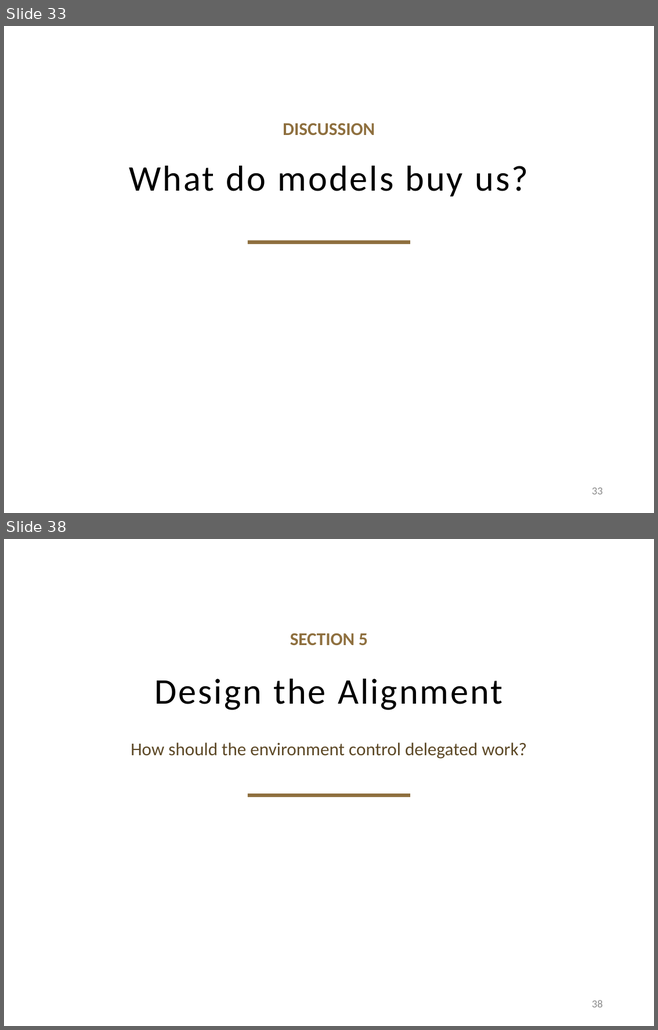
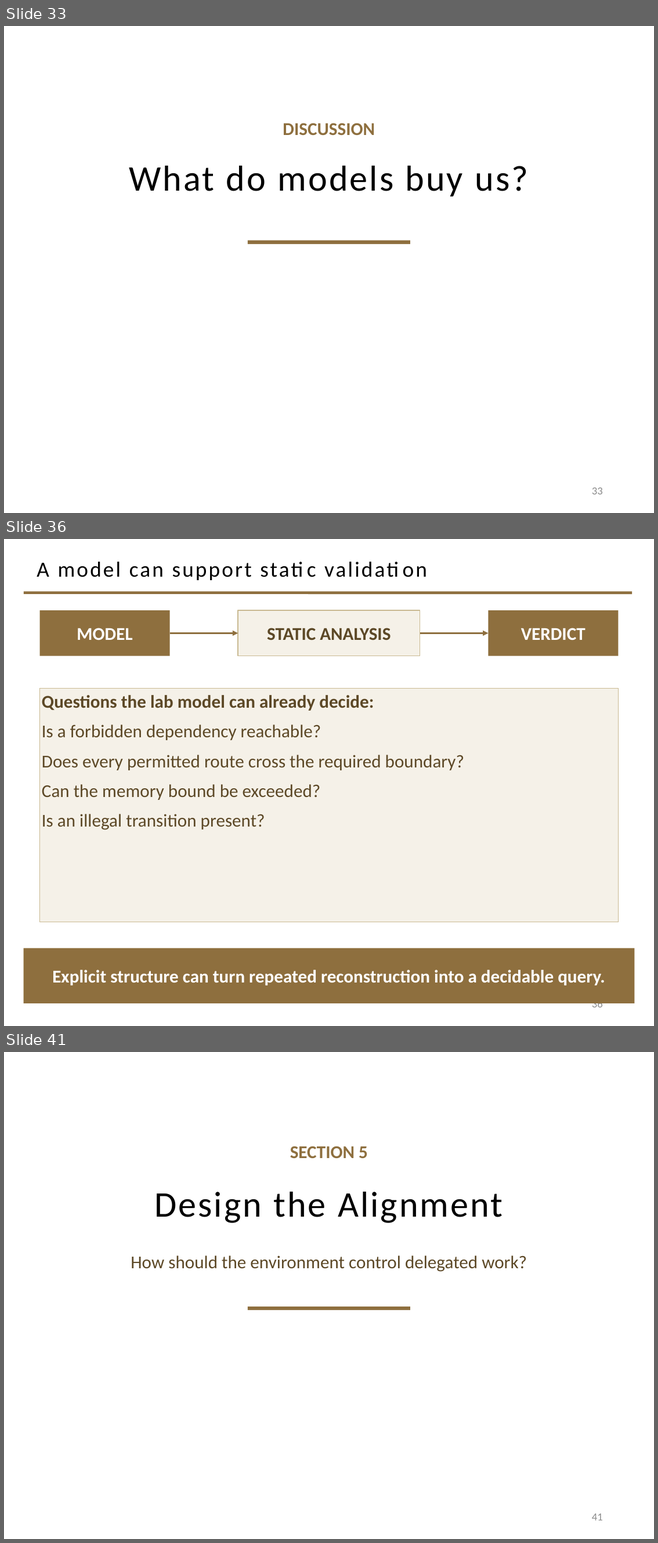
Before and after one commit to davisjam/model-based-agentic-software-engineering, a slide deck: course/lectures/act-2-delegation-and-control/03-alignment/2-3-Alignment.pptx. Shown one above the other, each under a label of ours: slides 33 and 38 before the commit, slides 33, 36 and 41 after it; the slides between them are not shown. The pictures are 658x1030 and 658x1543 pixels, drawn with LibreOffice and Linux fonts; fonts in the diff are those of the drawing; background and template pictures are left out. Boxes give left, top, right and bottom in pixels: in the first picture for what was removed or moved away, otherwise in the second. Text is boxed around its words. In the diff, an @@ line names an element or a change of style, - is before the commit and + after.

```diff
--- a/course/lectures/act-2-delegation-and-control/03-alignment/2-3-Alignment.pptx
+++ b/course/lectures/act-2-delegation-and-control/03-alignment/2-3-Alignment.pptx
@@ slide 36 added at [4,539,654,1026], background #FFFFFF @@
@@ title added at [36,562,252,580], 24 pt, text #000000 @@
+A model can support static validation
@@ line added from (24, 593) to (632, 593), #8E6F3E 3 pt @@
@@ rectangle added at [40,610,170,656], fill #8E6F3E, 20 pt, text #FFFFFF, bold @@
+MODEL
@@ rectangle added at [238,610,420,656], fill #F5F1E8, outline #C9B991 1 pt, 20 pt, text #5C4826, bold @@
+STATIC ANALYSIS
@@ rectangle added at [488,610,618,656], fill #8E6F3E, 20 pt, text #FFFFFF, bold @@
+VERDICT
@@ arrow added from (170, 633) to (238, 633), #8E6F3E 1.5 pt @@
@@ arrow added from (420, 633) to (488, 633), #8E6F3E 1.5 pt @@
@@ rectangle added at [40,689,618,922], fill #F5F1E8, outline #C9B991 1 pt, 20 pt, text #5C4826 @@
+Questions the lab model can already decide:
+Is a forbidden dependency reachable?
+Does every permitted route cross the required boundary?
+Can the memory bound be exceeded?
+Is an illegal transition present?
@@ rectangle added at [24,948,634,1004], fill #8E6F3E, 20 pt, text #FFFFFF, bold @@
+Explicit structure can turn repeated reconstruction into a decidable query.
@@ page number added at [592,999,603,1011], 12 pt, text #8C8C8C @@
+36
@@ what was slide 38 is now slide 41 @@
@@ page number at [592,1514,603,1521]: text changed @@
-38
+41
```
Also in this commit, not shown: 4 slides changed, 3 other slides added, 1 slide removed.
